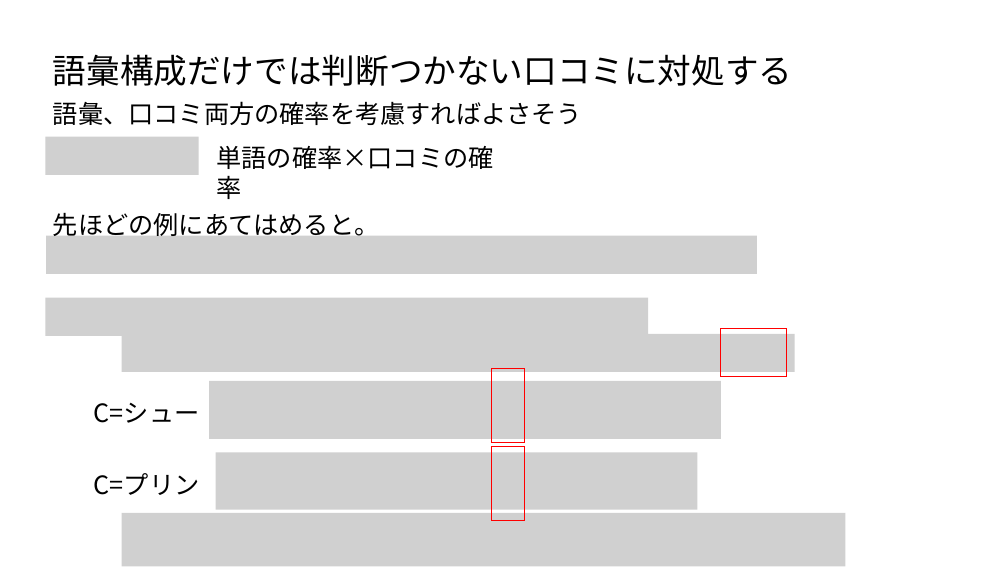
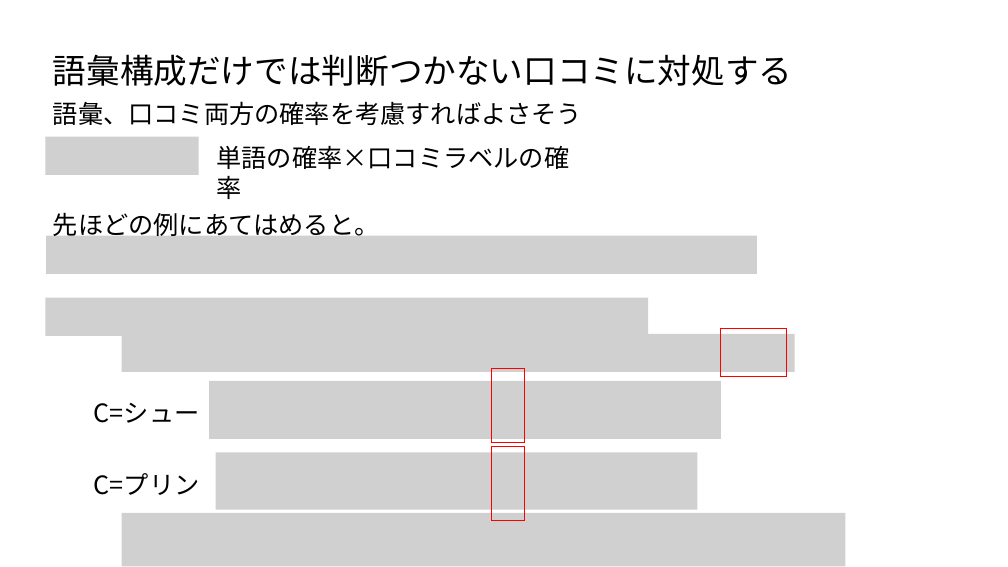
Before and after one commit to ueharaLab/NLP5_probabilistic-classifier, a slide deck: slide 15 of NLP_5 probabilistc classifier.pptx. Drawn at 1008x567 pixels with LibreOffice and Linux fonts; fonts in the diff are those of the drawing; grey boxes stand for pictures. Boxes give left, top, right and bottom in pixels: in the first picture for what was removed or moved away, otherwise in the second. Text is boxed around its words. In the diff, an @@ line names an element or a change of style, - is before the commit and + after.

```diff
--- a/NLP_5 probabilistc classifier.pptx
+++ b/NLP_5 probabilistc classifier.pptx
@@ text at bbox=[216, 145, 569, 169]: text changed @@
-単語の確率×口コミの確率
+単語の確率×口コミラベルの確率
```
Also in this commit, not shown: 3 other slides changed, 5 other files.
